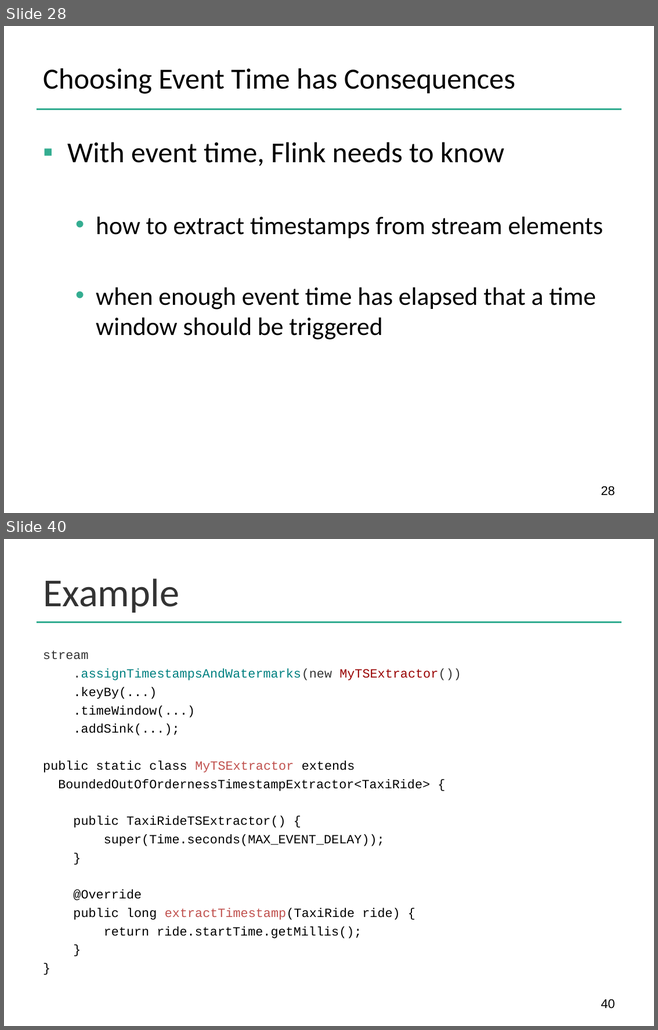
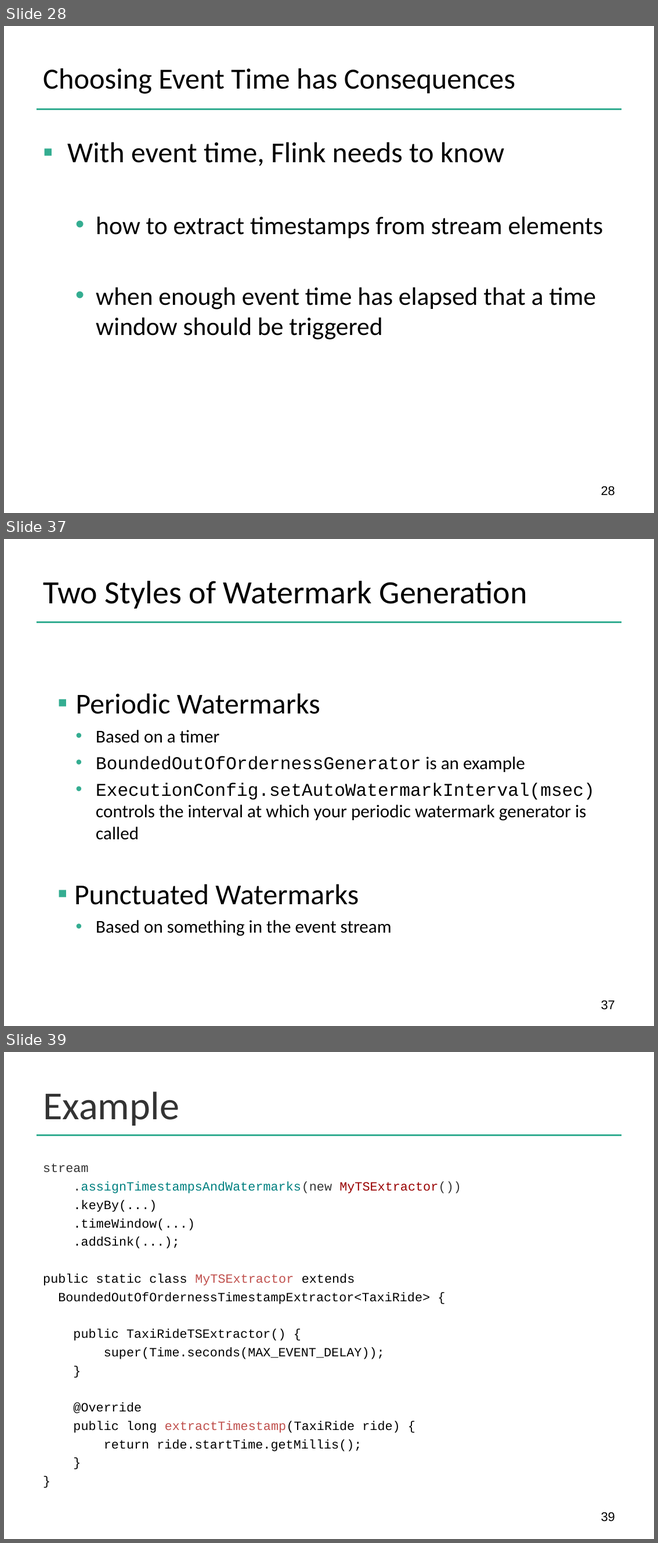
Before and after one commit to dataArtisans/flink-training-web, a slide deck: slides/flink_stream_windows.pptx. Shown one above the other, each under a label of ours: slides 28 and 40 before the commit, slides 28, 37 and 39 after it; the slides between them are not shown. The pictures are 658x1030 and 658x1543 pixels, drawn with LibreOffice and Linux fonts; fonts in the diff are those of the drawing; background and template pictures are left out. Boxes give left, top, right and bottom in pixels: in the first picture for what was removed or moved away, otherwise in the second. Text is boxed around its words. In the diff, an @@ line names an element or a change of style, - is before the commit and + after.

```diff
--- a/slides/flink_stream_windows.pptx
+++ b/slides/flink_stream_windows.pptx
@@ slide 37 added at bbox=[4, 539, 654, 1026], background #FFFFFF; not listed: 1 template element that a slide beside it also shows @@
@@ title added at bbox=[43, 581, 527, 609], 36 pt, text #000000 @@
+Two Styles of Watermark Generation
@@ text added at bbox=[74, 693, 594, 936], 20 pt, text #000000 @@
+▪ Periodic Watermarks
+  • Based on a timer
+  • BoundedOutOfOrdernessGenerator is an example
+  • ExecutionConfig.setAutoWatermarkInterval(msec) controls the interval at which your periodic watermark generator is called
+▪ Punctuated Watermarks
+  • Based on something in the event stream
@@ page number added at bbox=[601, 1000, 615, 1010], 14 pt, text #000000 @@
+37
@@ what was slide 40 is now slide 39 @@
@@ page number at bbox=[601, 1512, 615, 1522]: text changed @@
-40
+39
```
Also in this commit, not shown: 9 slides changed, 3 other slides added, 21 other files.
